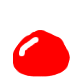
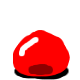
Layers edited between the first and the second w=80, h=80 image:
painted on "新規レイヤー" over [14, 64, 69, 80]
